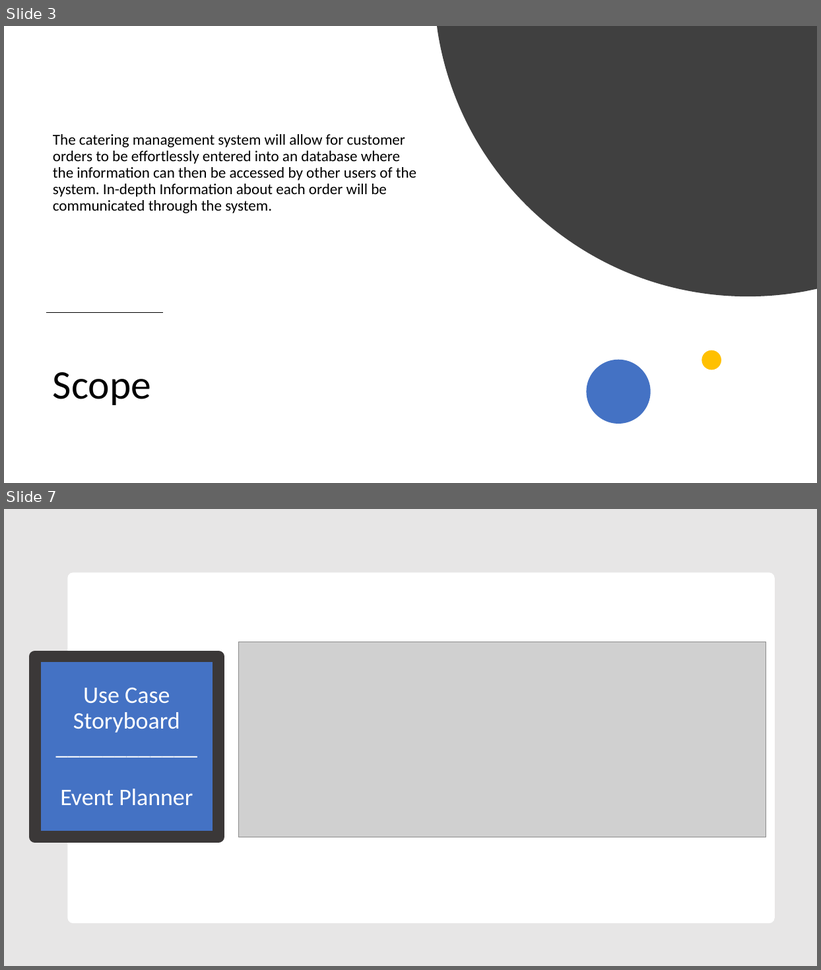
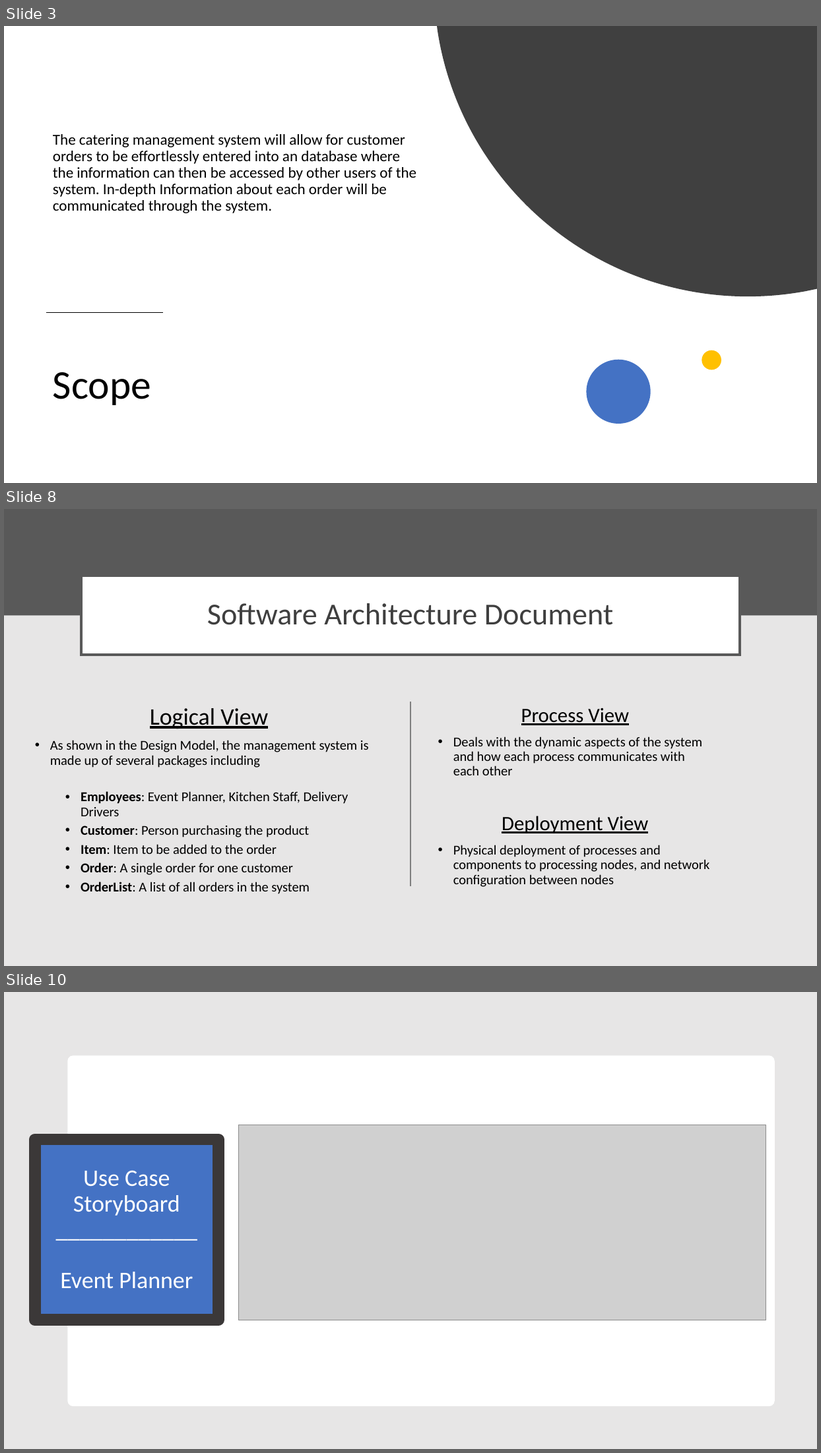
Before and after one commit to wd7792kd/ics370, a slide deck: Project Elaboration P1.pptx. Shown one above the other, each under a label of ours: slides 3 and 7 before the commit, slides 3, 8 and 10 after it; the slides between them are not shown. The pictures are 821x970 and 821x1453 pixels, drawn with LibreOffice and Linux fonts; fonts in the diff are those of the drawing; grey boxes stand for pictures. Boxes give left, top, right and bottom in pixels: in the first picture for what was removed or moved away, otherwise in the second. Text is boxed around its words. In the diff, an @@ line names an element or a change of style, - is before the commit and + after.

```diff
--- a/Project Elaboration P1.pptx
+++ b/Project Elaboration P1.pptx
@@ slide 8 added at (x1=4, y1=509, x2=817, y2=966), background #E7E6E6 @@
@@ rectangle added at (x1=4, y1=509, x2=817, y2=616), fill #595959 @@
@@ title added at (x1=81, y1=576, x2=741, y2=656), fill #FFFFFF, outline #595959 3 pt, 36 pt, text #3F3F3F @@
+Software Architecture Document
@@ line added from (411, 702) to (411, 887), #7F7F7F 1.5 pt @@
@@ text added at (x1=50, y1=708, x2=369, y2=894), 16 pt, text #000000 @@
+Logical View
+• As shown in the Design Model, the management system is made up of several packages including
+  • Employees: Event Planner, Kitchen Staff, Delivery Drivers
+  • Customer: Person purchasing the product
+  • Item: Item to be added to the order
+  • Order: A single order for one customer
+  • OrderList: A list of all orders in the system
@@ text added at (x1=453, y1=708, x2=710, y2=887), 16 pt, text #000000 @@
+Process View
+• Deals with the dynamic aspects of the system and how each process communicates with each other
+Deployment View
+• Physical deployment of processes and components to processing nodes, and network configuration between nodes
@@ what was slide 7 is now slide 10 @@
```
Also in this commit, not shown: 5 slides changed, 2 other slides added.
